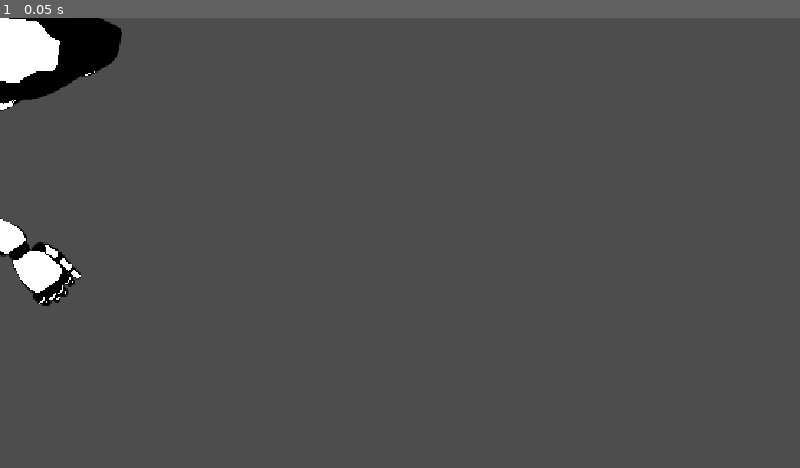
Above: before the commit, frame 1.
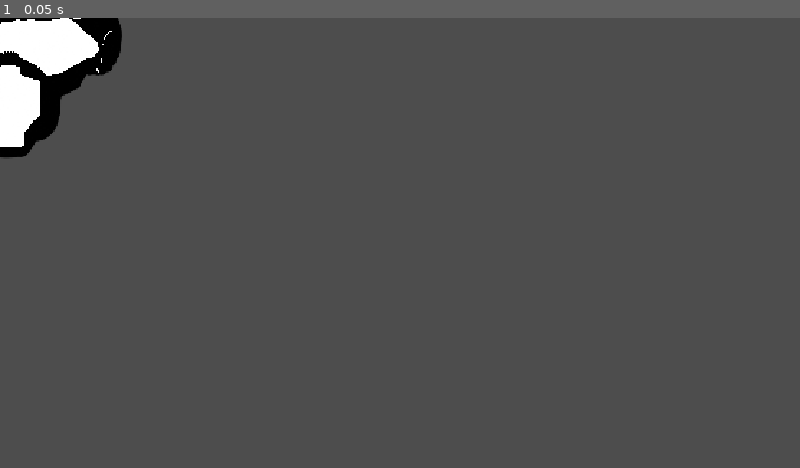
Above: after the commit, the same moment.

Repository: Eslavic/Fontys-University
Game: Godot game, scene res://Scenes/player_character.tscn
Two runs of this game, one before a commit and one after it. Both use one fixed random seed, a clock stepped at 60 frames per second and the inputs below. The project has no main scene, so this scene is started directly.
Inputs:
- Up to frame 1 (0.05 s): no input

The runs differ from the first frame. In frame 1, 2.8% of the frame differs, in the area x 0-16%, y 0-64%.

Commit message:
vault backup: 2026-09-16 10:20:48

Diff:
--- a/First Semester/Challenge 1/Creating a game - RL/Godot/the-witness/Scenes/player_character.tscn
+++ b/First Semester/Challenge 1/Creating a game - RL/Godot/the-witness/Scenes/player_character.tscn
@@ -449,14 +449,15 @@
 }]
 
 [sub_resource type="CircleShape2D" id="CircleShape2D_ok35x"]
-radius = 265.91165
+radius = 212.39821
 
 [node name="CharacterBody2D" type="CharacterBody2D" unique_id=1487116230]
+motion_mode = 1
 
 [node name="AnimatedSprite2D" type="AnimatedSprite2D" parent="." unique_id=1311725804]
 sprite_frames = SubResource("SpriteFrames_k45x7")
-animation = &"Sneaking_Right"
-frame_progress = 0.6341402
+animation = &"Running_Down"
+frame_progress = 0.54404473
 
 [node name="CollisionShape2D" type="CollisionShape2D" parent="." unique_id=1928035977]
 position = Vector2(-3, 25)
